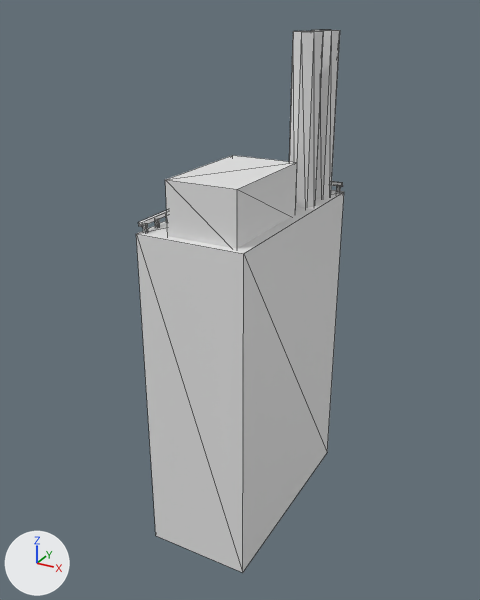
What one commit did to the glTF model assets/models/environment/Factory.glb.
The view is the same before and after, from a 50 mm lens placed at (0.878, -1.662, 1.236), pointed at (-0.024, -0.022, 0.416). The lights are fixed; the arrows at lower left show +X, +Y and +Z. Mesh edges are drawn as thin lines. Vertices at the same position are counted once.

In view in the first picture: 'FactoryBuilding'.
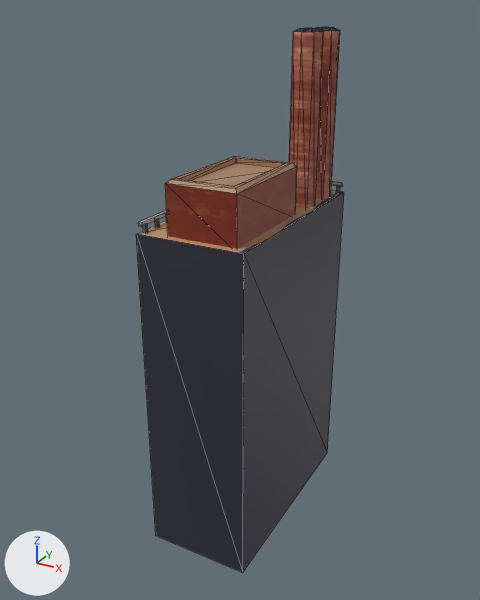
Location of each change, (x1, y1, x2, y2) in pixels of the pictures (480 x 600 px):
```json
{"object": "FactoryBuilding", "change": "reshaped", "before": [136, 30, 344, 573], "after": [136, 27, 344, 573]}
{"part": 1, "of": "me_cube_012", "change": "built on", "before": [165, 155, 297, 249], "after": [165, 156, 297, 249]}
{"part": 2, "of": "me_cube_012", "change": "built on", "before": [293, 30, 340, 32], "after": [293, 27, 340, 32]}
{"part": 3, "of": "me_cube_012", "change": "recoloured", "before": [136, 31, 344, 573], "after": [136, 31, 344, 573], "on screen": "grey to black"}
```

Edits to the scene script, one JSON object a line:
```json
{"op": "add", "block": "img_factorytexture", "code": ["img_factorytexture = load_image('FactoryTexture', '_unpacked/FactoryTexture', 1024, 1024, 'sRGB')"]}
{"op": "add", "block": "mat_factory", "code": ["mat_factory = principled_material('Factory')", "mat_factory.texture = img_factorytexture"]}
{"block": "me_cube_012", "where": "# used by ob_factorybuilding; location = (0.0, 0.0, 0.0)"}
{"op": "remove", "block": "me_cube_012", "code": "me_cube_012.from_pydata(...)  # 256 vertices, 330 faces; spans x -0.159..0.159, y -0.337..0.337, z -0.32..1.177"}
{"op": "add", "block": "me_cube_012", "code": "me_cube_012.from_pydata(...)  # 300 vertices, 418 faces; spans x -0.159..0.159, y -0.337..0.337, z -0.32..1.185"}
{"block": "me_cube_012", "change": "me_cube_012 part 1"}
{"block": "me_cube_012", "change": "4 vertices are removed from x -0.076..0.129, y -0.313..0.029, z 0.844"}
{"block": "me_cube_012", "change": "10 faces are deleted"}
{"block": "me_cube_012", "change": "16 vertices are added at x -0.076..0.129, y -0.313..0.029, z 0.829..0.844"}
{"block": "me_cube_012", "change": "34 new faces join them"}
{"block": "me_cube_012", "change": "me_cube_012 part 2"}
{"block": "me_cube_012", "change": "12 faces are deleted"}
{"block": "me_cube_012", "change": "16 vertices are added at x 0.076..0.125, y 0.113..0.286, z 1.091"}
{"block": "me_cube_012", "change": "16 new vertices lie (0.0, 0.0, 0.094) away from vertices in x 0.076..0.125, y 0.113..0.286, z 1.091"}
{"block": "me_cube_012", "change": "76 new faces join them"}
{"block": "me_cube_012", "change": "me_cube_012 part 3: 308 faces spanning x -0.159..0.159, y -0.337..0.337, z -0.32..1.177 switch from no material to mat_factory (picture img_factorytexture)"}
```
